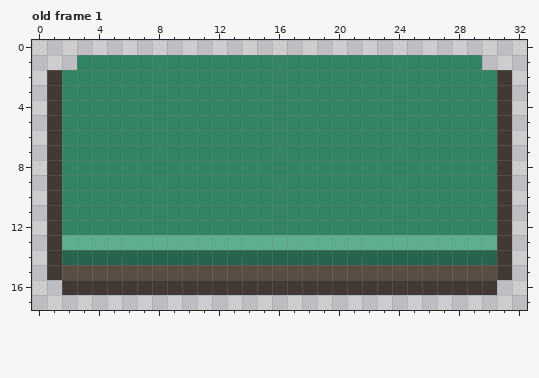
Two versions of one pixel-art file, sprites/login_button.aseprite. This is how it looked before the edit.
33x18 pixels, 1 frame. Colours within 5 levels of each other are drawn and written as one. Shown: old frame 1. The commit also changed other frames, which this record leaves out.
New version:
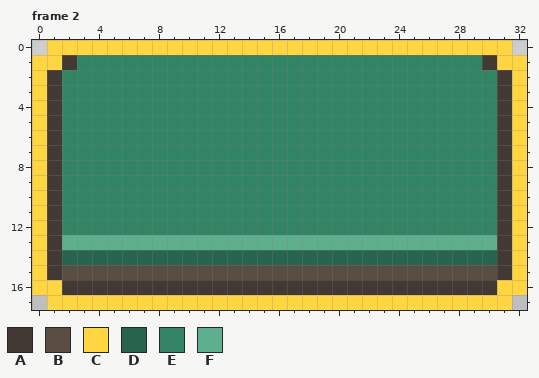
Palette (. is transparent): A #423934  B #5a4e44  C #ffd541  D #27644d  E #328464  F #5daf8d
A new or re-ordered frame is compared with the old frame closest to it.
The author wrote: deleted your buttons >:)
Changes in this commit:
frames 1 -> 3
Frame 2 is new; against old frame 1, layer "Layer 1":
y 0: x 1..31 ............................... -> CCCCCCCCCCCCCCCCCCCCCCCCCCCCCCC
y 1: x 0..2 ... -> CCA; x 30..32 ... -> ACC
y 2..15: x 0 . -> C; x 32 . -> C
y 16: x 0..1 .. -> CC; x 31..32 .. -> CC
y 17: x 1..31 ............................... -> CCCCCCCCCCCCCCCCCCCCCCCCCCCCCCC
